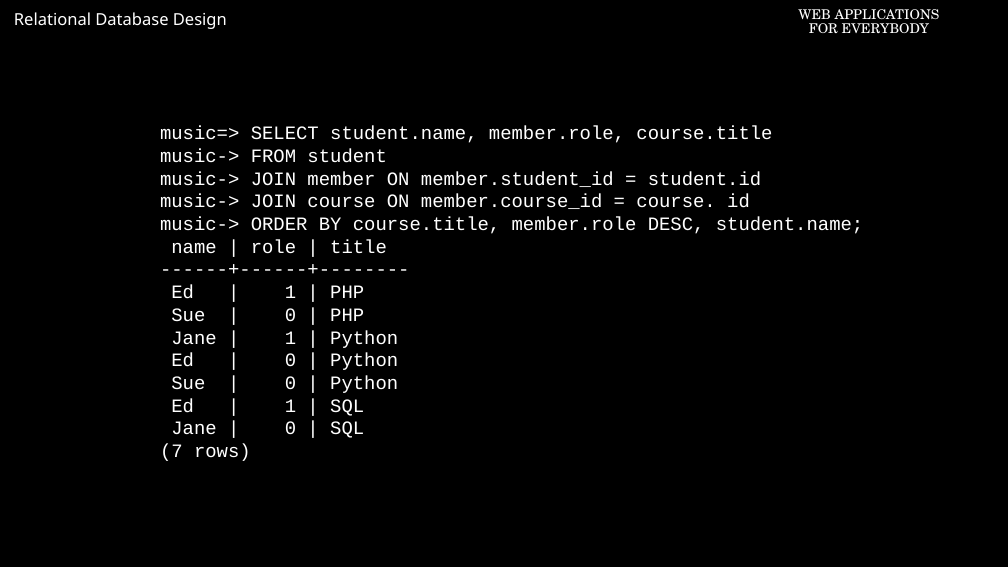
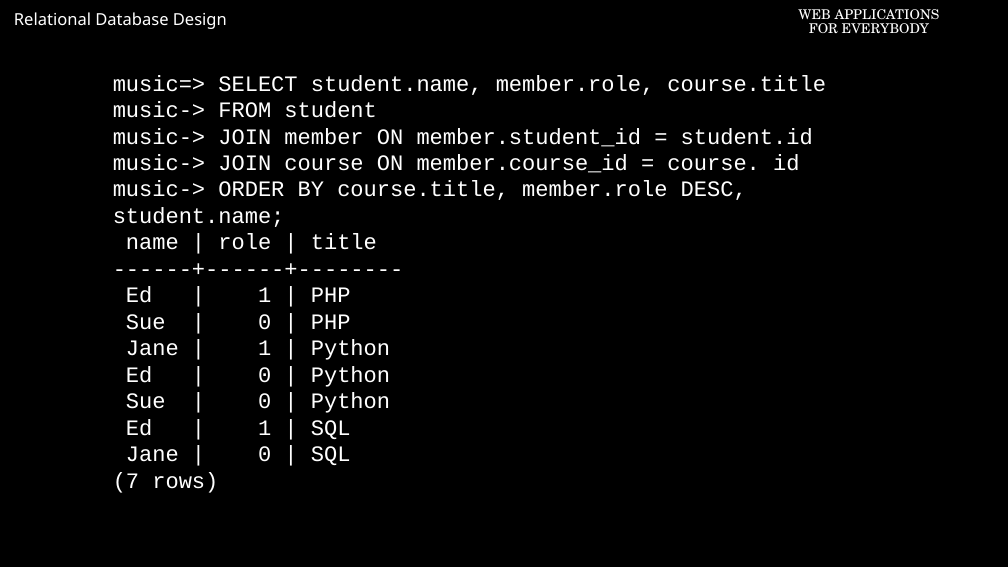
Before and after one commit to csev/pg4e, a slide deck: slide 55 of lectures/02-Database-Design-Many-to-Many.ppt. Drawn at 1008x567 pixels with LibreOffice and Linux fonts; fonts in the diff are those of the drawing; background and template pictures are left out. Boxes give left, top, right and bottom in pixels: in the first picture for what was removed or moved away, otherwise in the second. Text is boxed around its words. In the diff, an @@ line names an element or a change of style, - is before the commit and + after.

```diff
--- a/lectures/02-Database-Design-Many-to-Many.ppt
+++ b/lectures/02-Database-Design-Many-to-Many.ppt
@@ text "music=> SELECT student.name, member.role, course.title" moved from (x1=160, y1=126, x2=863, y2=461) to (x1=113, y1=75, x2=826, y2=493) @@
@@ text "music=> SELECT student.name, member.role, course.title" at (x1=113, y1=75, x2=826, y2=493): size 24 to 28 pt @@
```
Also in this commit, not shown: 5 other slides changed, 2 other files.
